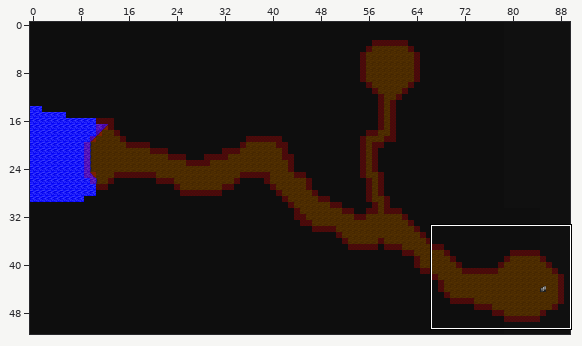
A Tiled map gets an edit: maps/tunnela.tmx. Above: a wide view before the commit, with the close-up outlined.
Close-up. The starting point:
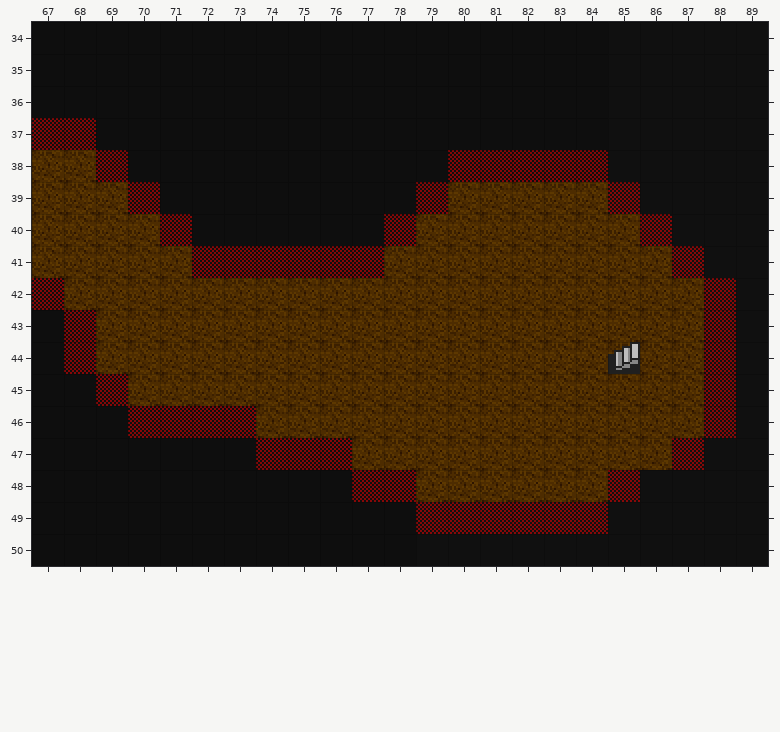
Cells are 16x16 px. Shown: x 67..89, y 34..50. The commit also changed other parts of the map, which this record leaves out.
Now the later version:
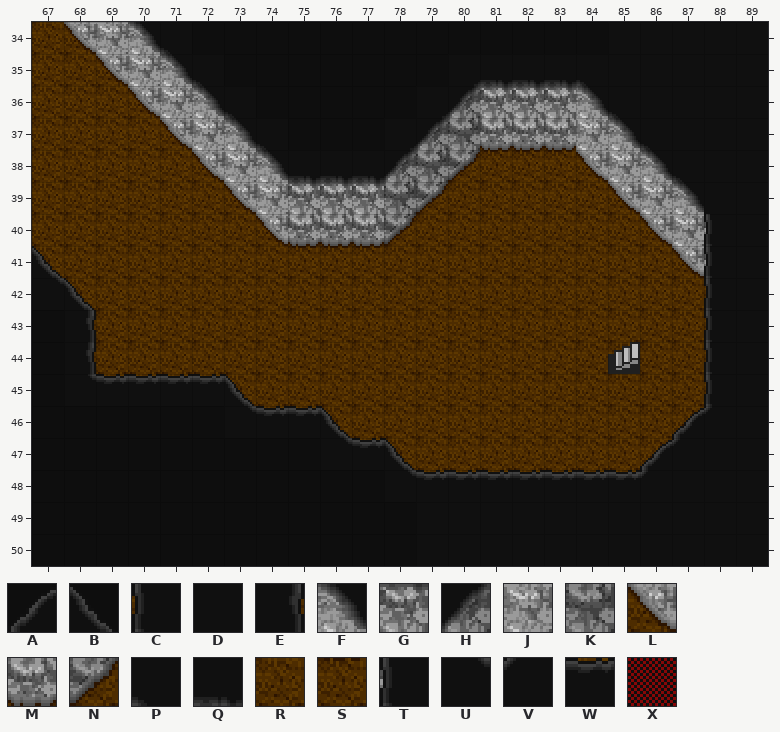
Key: from "cave": A 1, B 3, C 4, D 5, E 6, F 7, G 8, H 9, J 10, K 12, L 13, M 14, N 15, P 20, Q 21, R 25, S 26, T 36, U 38, V 39, W 58; from "obstacles": X 0.
_ is an empty cell.
See-through tiles are keyed as they look on the map.
The edit:
Layer "map":
y 34: x 67..71 _____ -> RLJFP
y 35: x 67..72 ______ -> RRLJFP; x 81..84 ____ -> QQQP
y 36: x 67..73 _______ -> RRRLJFP; x 80..85 _____D -> HGGGFP
y 37: x 67..74 ________ -> RRRRLJFP; x 79..86 ______DD -> HKMMMJFP
y 38: x 69..87 ________________DDD -> RRRLJFQQQHKNSSSLJFP
y 39: x 70..79 __________ -> RRRLJGGGKN; x 85..87 DDD -> LJF
y 40: x 71..78 ________ -> RRRLMMMN; x 86..87 DD -> LJ
y 41: x 72..77 ______ -> RRRSSS; x 87 D -> L
Layer "fmap":
y 40: x 88 _ -> T
y 41: x 67 _ -> B; x 88 _ -> T
y 42: x 67..68 __ -> UB; x 88 _ -> C
y 43..44: x 68 _ -> E; x 88 _ -> C
y 45: x 68..73 ______ -> UWWWWB; x 88 _ -> C
y 46: x 73..76 ____ -> UWWB; x 87..88 __ -> AV
y 47: x 76..78 ___ -> UWB; x 86..87 __ -> AV
y 48: x 78..86 _________ -> UWWWWWWWV
Layer "obstacles" (now hidden):
y 37: x 67..68 XX -> __
y 38: x 69 X -> _; x 80..84 XXXXX -> _____
y 39: x 70 X -> _; x 79 X -> _; x 85 X -> _
y 40: x 71 X -> _; x 78 X -> _; x 86 X -> _
y 41: x 72..77 XXXXXX -> ______; x 87 X -> _
y 42: x 67 X -> _; x 88 X -> _
y 43..44: x 68 X -> _; x 88 X -> _
y 45: x 69 X -> _; x 88 X -> _
y 46: x 70..73 XXXX -> ____; x 88 X -> _
y 47: x 74..76 XXX -> ___; x 87 X -> _
y 48: x 77..78 XX -> __; x 85 X -> _
y 49: x 79..84 XXXXXX -> ______
Boxes around the changes in both close-ups, in picture pixels (x1, y1, x2, y2):
changed: (32, 22, 736, 534)
